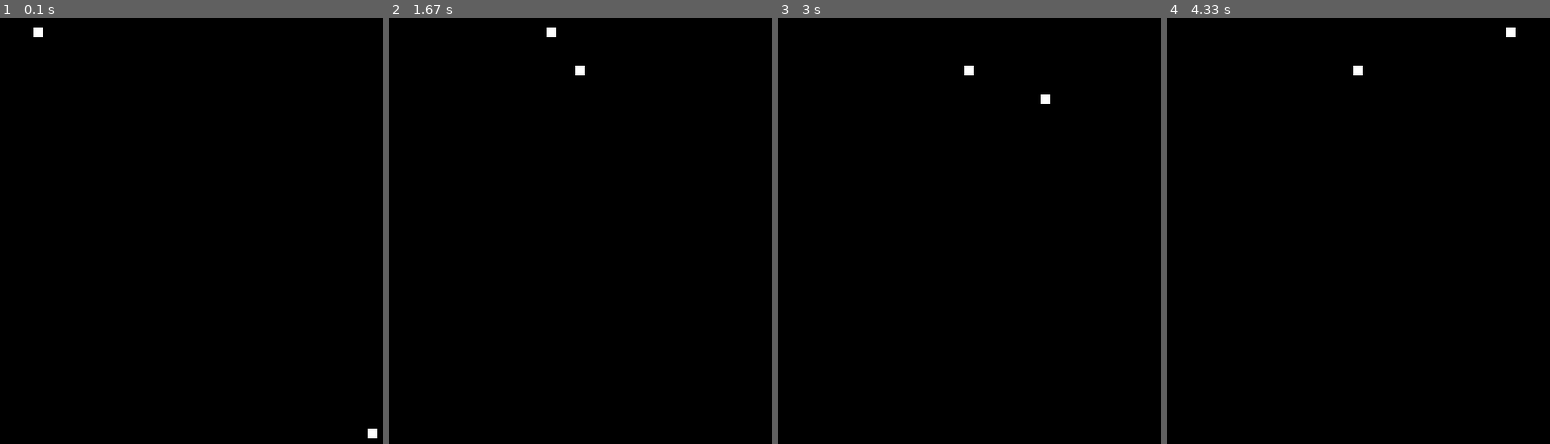
Above: before the commit, frames 1-4 (left to right).
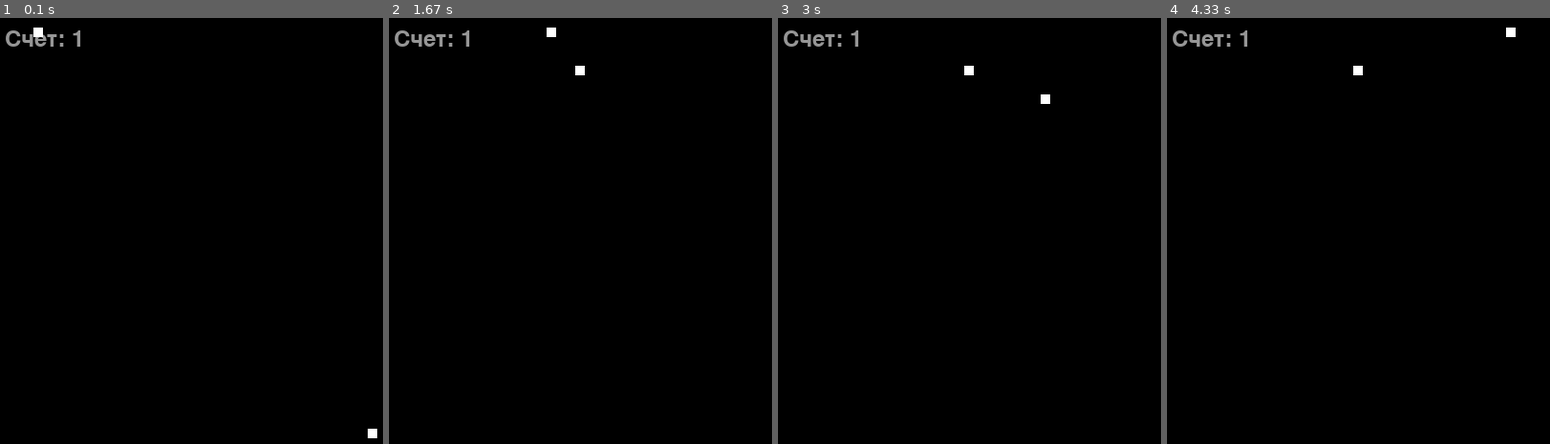
Above: after the commit, the same moments.

Repository: nkchns/pygame_project
Game: pygame game, started from main.py
The game is run twice, just before and just after one commit, with the same random seed, the same clock (stepped at 60 frames per second) and the same inputs.
Inputs:
- Up to frame 1 (0.1 s): no input
- Up to frame 2 (1.67 s): hold Up 0.83-1.3 s; hold Right from 1.33 s (still down)
- Up to frame 3 (3 s): release Right at 1.8 s; hold Down 2.4-2.7 s; hold Left from 2.73 s (still down)
- Up to frame 4 (4.33 s): release Left at 3.13 s; hold Up 3.17-3.53 s; hold Right 3.57-4.2 s; hold Down from 4.23 s (still down)

The runs differ from the first frame. In frame 1, 0.3% of the frame differs, in the area x 1-21%, y 2-7%; in frame 2, 0.3%; in frame 3, 0.3%; in frame 4, 0.3%.

Commit message:
Добавлено отображение счета в игре

Diff:
--- a/main.py
+++ b/main.py
@@ -42,11 +42,11 @@
     # Если змейка выходит за границы X окна
     if pos[0] < 0 or pos[0] >= width:
         defeat = True  # Начисляется поражение
-        print('defeated by width')
+        print('out of borders')
     # Если змейка выходит за границы Y окна
     if pos[1] < 0 or pos[1] >= height:
         defeat = True  # Начисляется поражение
-        print('defeated by height')
+        print('out of borders')
     # Если змейка сталкивается сама с собой
     for segment in snake_list:
         if segment == pos:
@@ -63,7 +63,7 @@
         # Если змейка касается еды, то счет увеличивается, а новой еде присваиются другие случайные координаты
         score += 1
         food_pos = [random.randrange(10, 700, 10), random.randrange(10, 500, 10)]
-        print(score)
+        print('Счет:', score)
     else:
         # Если змейка не касается еды, то последний элемент удаляется
         snake_list.pop()
@@ -79,7 +79,7 @@
             snake_list.insert(0, list(snake_pos))
         score += 5
         extra_food = [random.randrange(10, 700, 10), random.randrange(10, 500, 10)]
-        print(score)
+        print('Счет:', score)
     else:
         snake_list.pop()
 
@@ -105,6 +105,10 @@
                     snake_direction = 'left'
 
     screen.fill(pygame.Color(0, 0, 0))
+    font = pygame.font.Font(None, 35)
+    text = font.render('Счет: ' + str(score), 1, (150, 150, 150))
+    screen.blit(text, (10, 10))
+
 
     movement_mechanic(snake_direction)
     defeat_mechanic(snake_pos)
